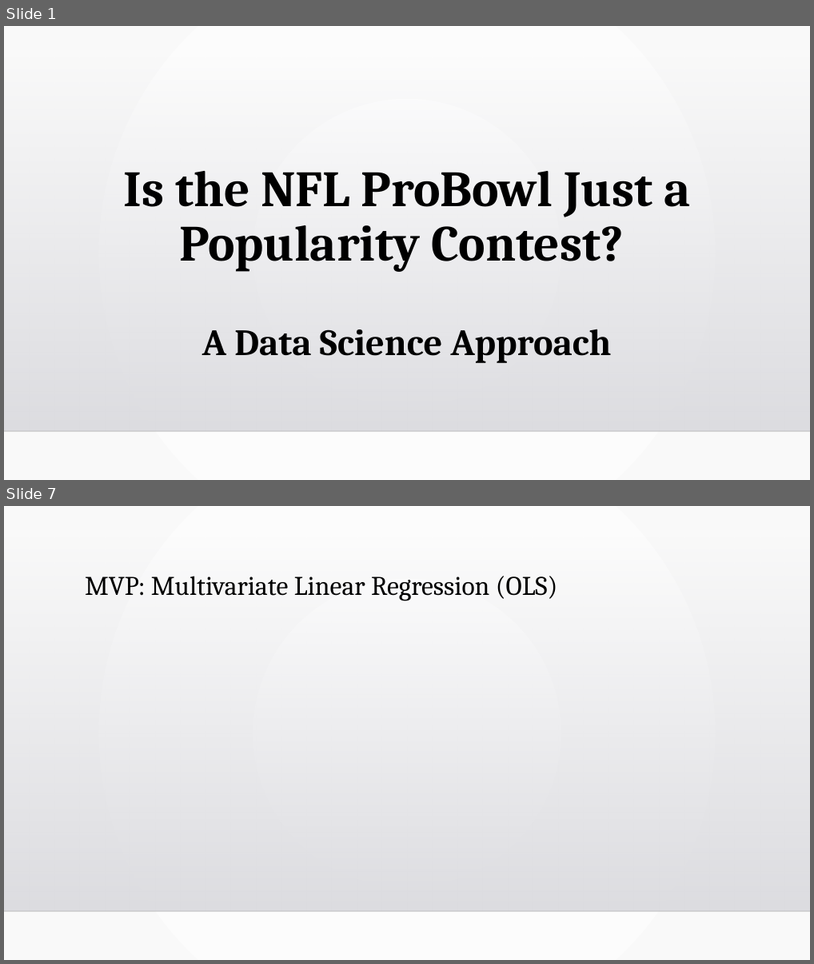
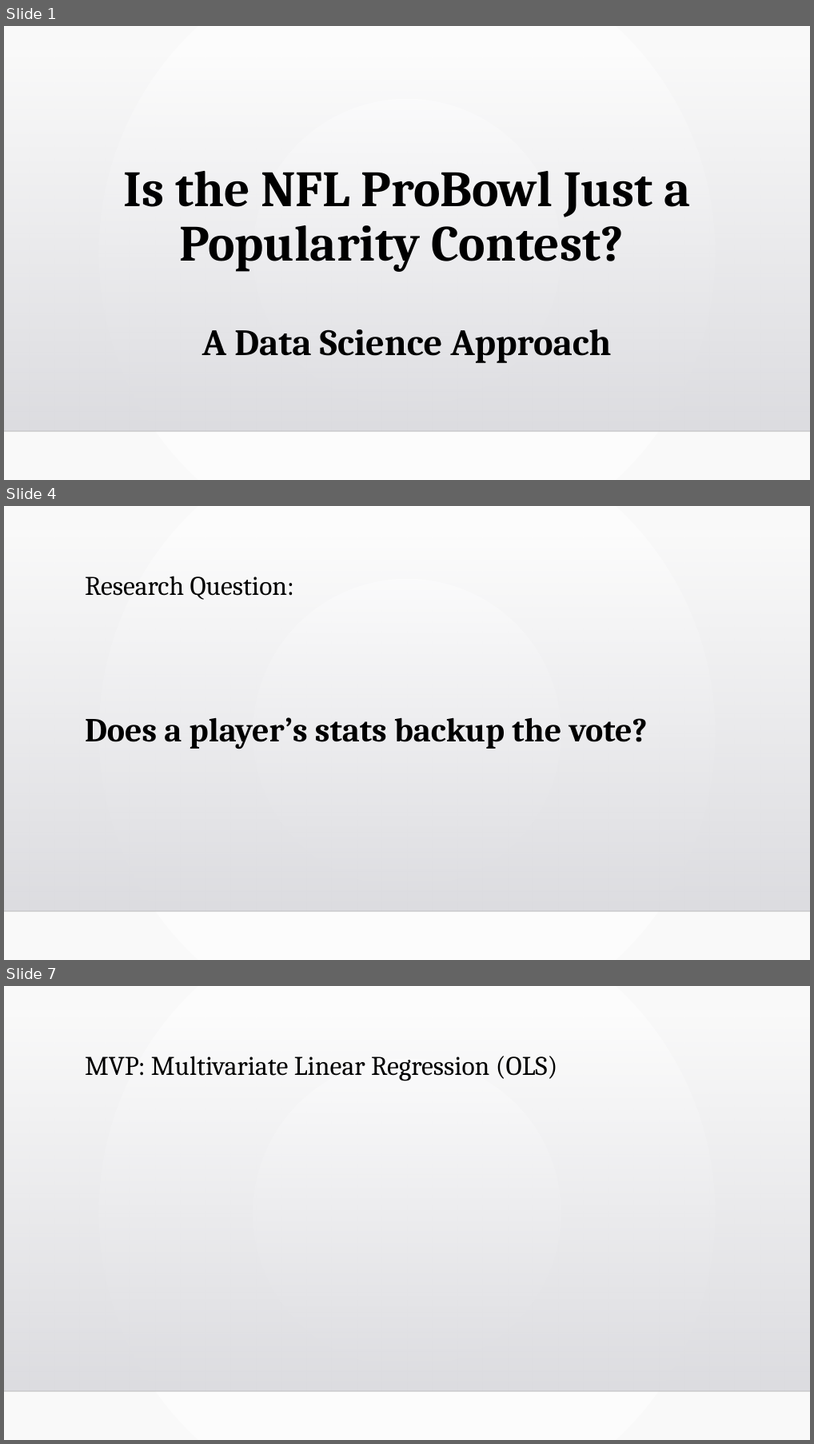
Before and after one commit to alou127/ds_projects, a slide deck: project_2_powepoin.pptx. Shown one above the other, each under a label of ours: slides 1 and 7 before the commit, slides 1, 4 and 7 after it; the slides between them are not shown. The pictures are 814x964 and 814x1444 pixels, drawn with LibreOffice and Linux fonts; fonts in the diff are those of the drawing; grey boxes stand for pictures; background and template pictures are left out. Boxes give left, top, right and bottom in pixels: in the first picture for what was removed or moved away, otherwise in the second. Text is boxed around its words. In the diff, an @@ line names an element or a change of style, - is before the commit and + after.

```diff
--- a/project_2_powepoin.pptx
+++ b/project_2_powepoin.pptx
@@ slide 4 added at bbox=[4, 506, 810, 960], background gradient #FFFFFF to #FAFAFA; not listed: 2 template elements that a slide beside it also shows @@
@@ title added at bbox=[85, 576, 294, 600], 32 pt, text #000000 @@
+Research Question:
@@ text added at bbox=[85, 717, 648, 749], 40 pt, text #000000, bold @@
+Does a player’s stats backup the vote?
```
Also in this commit, not shown: 5 slides changed, 4 other slides added, 4 slides removed.
